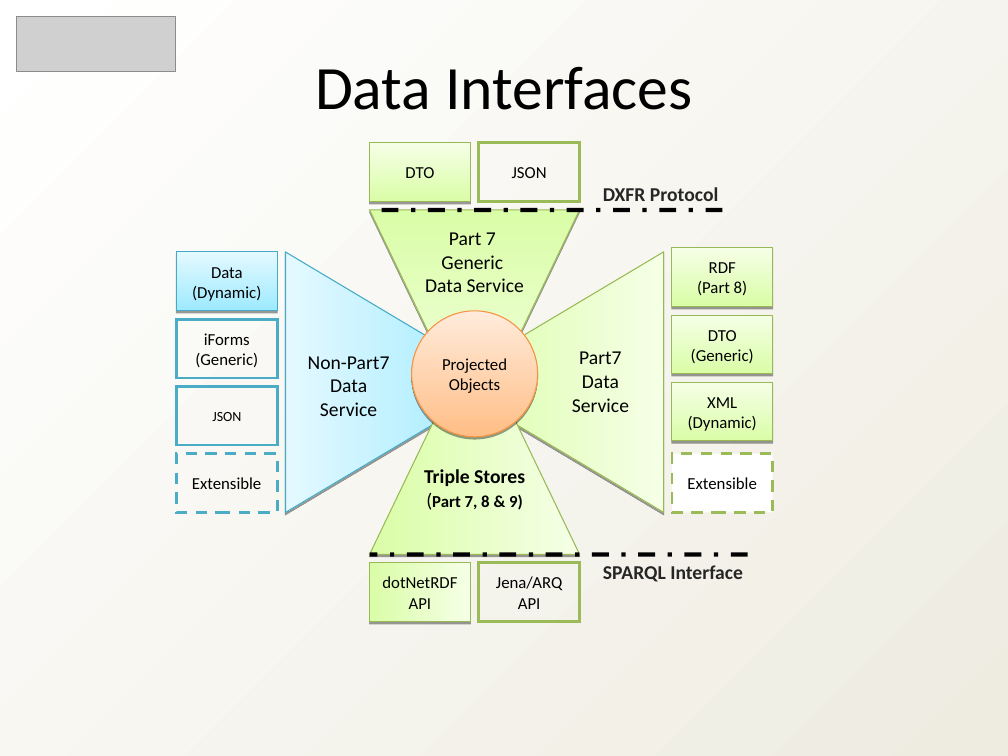
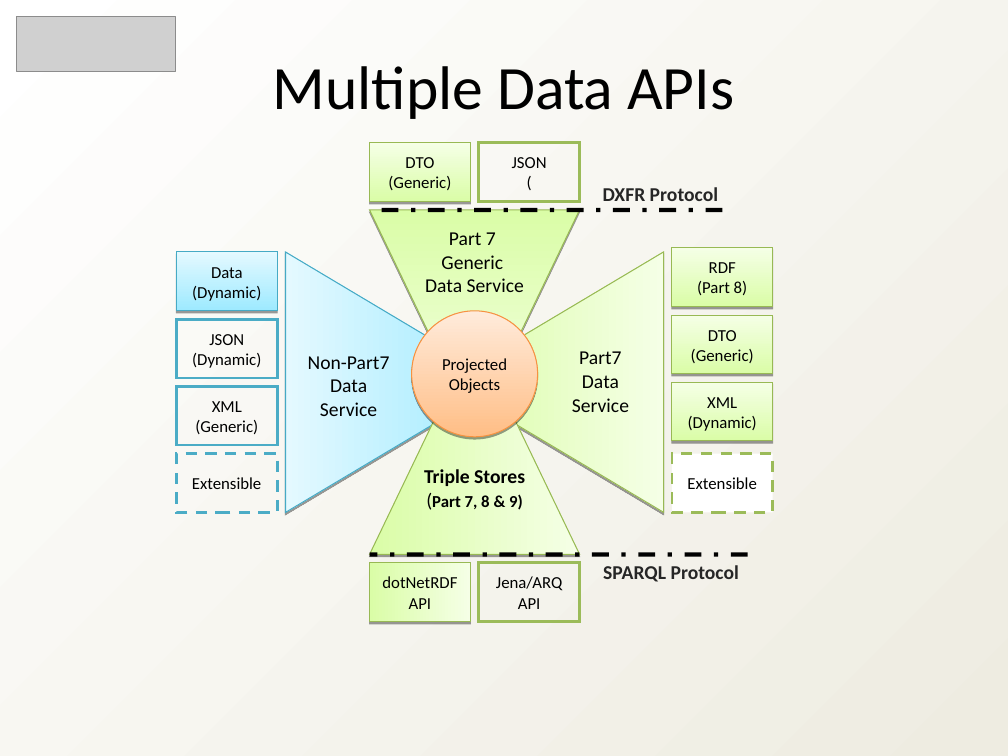
Before and after one commit to heyena/iring-tools, a slide deck: slide 17 of branches/2.0.x/Documentation/iRINGTools_Overview_v2.0.x.ppt (slide 11 before the commit). Drawn at 1008x756 pixels with LibreOffice and Linux fonts; fonts in the diff are those of the drawing; grey boxes stand for pictures. Boxes give left, top, right and bottom in pixels: in the first picture for what was removed or moved away, otherwise in the second. Text is boxed around its words. In the diff, an @@ line names an element or a change of style, - is before the commit and + after.

```diff
--- a/branches/2.0.x/Documentation/iRINGTools_Overview_v2.0.x.ppt
+++ b/branches/2.0.x/Documentation/iRINGTools_Overview_v2.0.x.ppt
@@ text at [273,66,734,119]: text changed @@
-Data Interfaces
+Multiple Data APIs
@@ text in rectangle at [479,143,580,202]: paragraph added @@
+(
@@ text in rectangle at [388,157,451,190]: text changed @@
-DTO
+DTO
+(Generic)
@@ rectangle "JSON (Dynamic)": place and size @@
-rectangle "JSON (Dynamic)" at [176,386,277,445]
+rectangle "JSON (Dynamic)" at [176,320,277,378]
@@ text in rectangle at [192,334,261,368]: text changed; size 10 to 12 pt @@
-JSON
+JSON
+(Dynamic)
@@ rectangle "XML": place and size @@
-rectangle "XML" at [176,320,277,378]
+rectangle "XML" at [176,386,277,445]
@@ text in rectangle at [195,401,258,434]: text changed @@
-iForms
-(Generic)
+XML
+(Generic)
@@ text at [603,565,739,582]: text changed @@
-SPARQL Interface
+SPARQL Protocol
```
Also in this commit, not shown: 8 other slides changed, 7 slides added, 8 slides removed, 3 other files.
